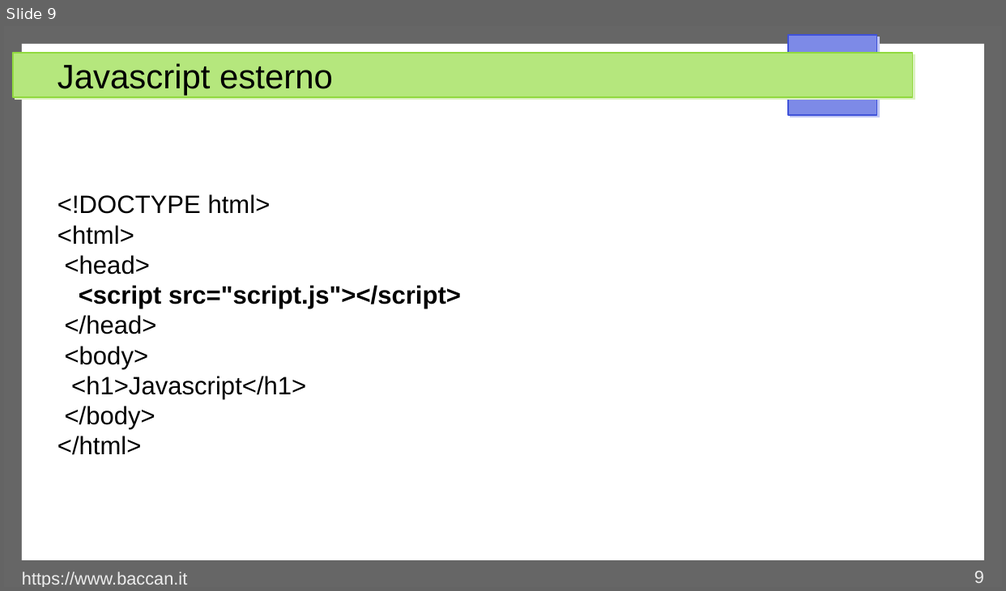
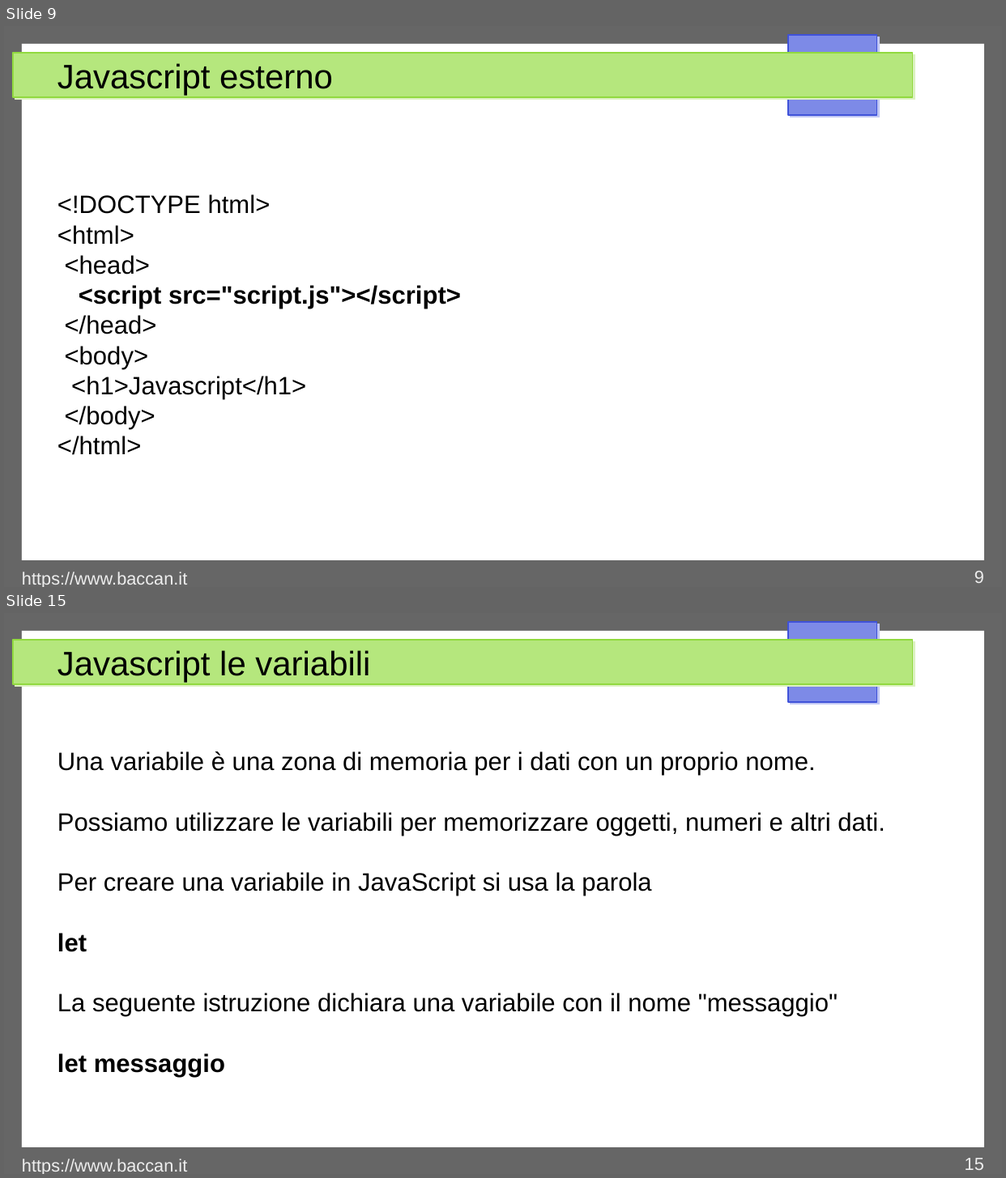
Before and after one commit to matteobaccan/CorsoJavascript, a slide deck: Chapter_Javascript.odp. Shown one above the other, each under a label of ours: slide 9 before the commit, slides 9 and 15 after it; the slides between them are not shown. The pictures are 1006x591 and 1006x1178 pixels, drawn with LibreOffice and Linux fonts; fonts in the diff are those of the drawing. Boxes give left, top, right and bottom in pixels: in the first picture for what was removed or moved away, otherwise in the second. Text is boxed around its words. In the diff, an @@ line names an element or a change of style, - is before the commit and + after.

```diff
--- a/Chapter_Javascript.odp
+++ b/Chapter_Javascript.odp
@@ slide 15 added at (4, 613, 1002, 1174), background #FFFFFF; not listed: 4 template elements that a slide beside it also shows @@
@@ title added at (57, 650, 370, 682), 27 pt, text #000000 @@
+Javascript le variabili
@@ text added at (57, 752, 885, 1077), 20 pt, text #000000 @@
+Una variabile è una zona di memoria per i dati con un proprio nome.
+Possiamo utilizzare le variabili per memorizzare oggetti, numeri e altri dati.
+Per creare una variabile in JavaScript si usa la parola
+let
+La seguente istruzione dichiara una variabile con il nome "messaggio"
+let messaggio
@@ text added at (22, 1159, 187, 1174), 14 pt, text #EEEEEE @@
+https://www.baccan.it
@@ page number added at (965, 1158, 984, 1170), 14 pt, text #EEEEEE @@
+15
```
Also in this commit, not shown: 2 slides changed, 9 other slides added, 4 other files.
